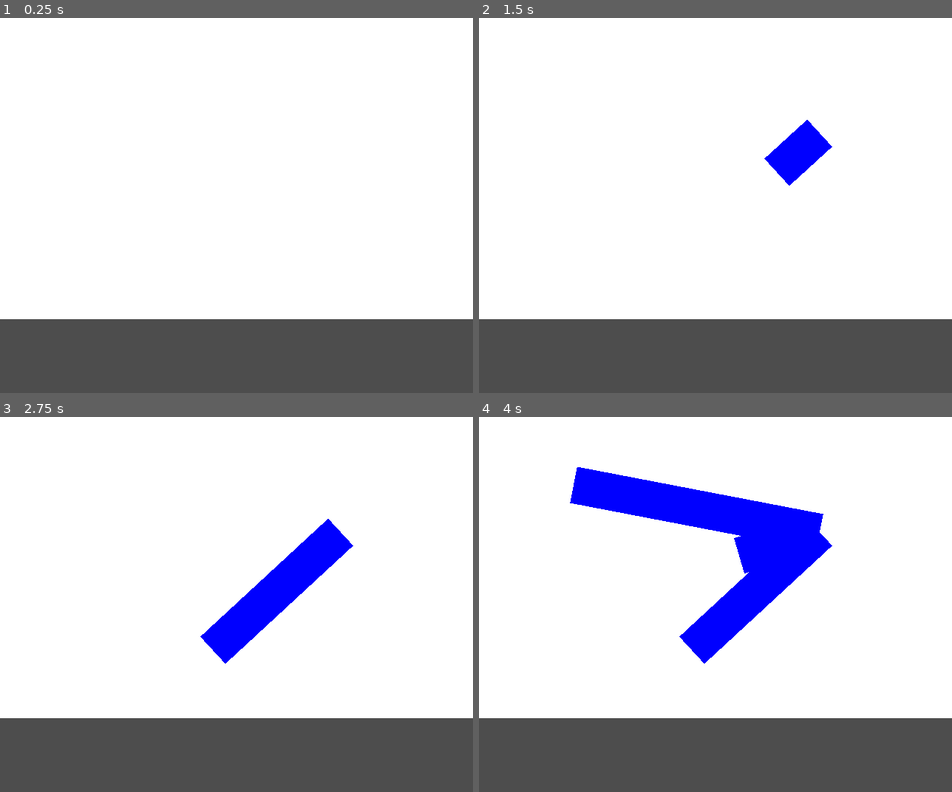
Above: before the commit, frames 1-4 (two rows, left to right).
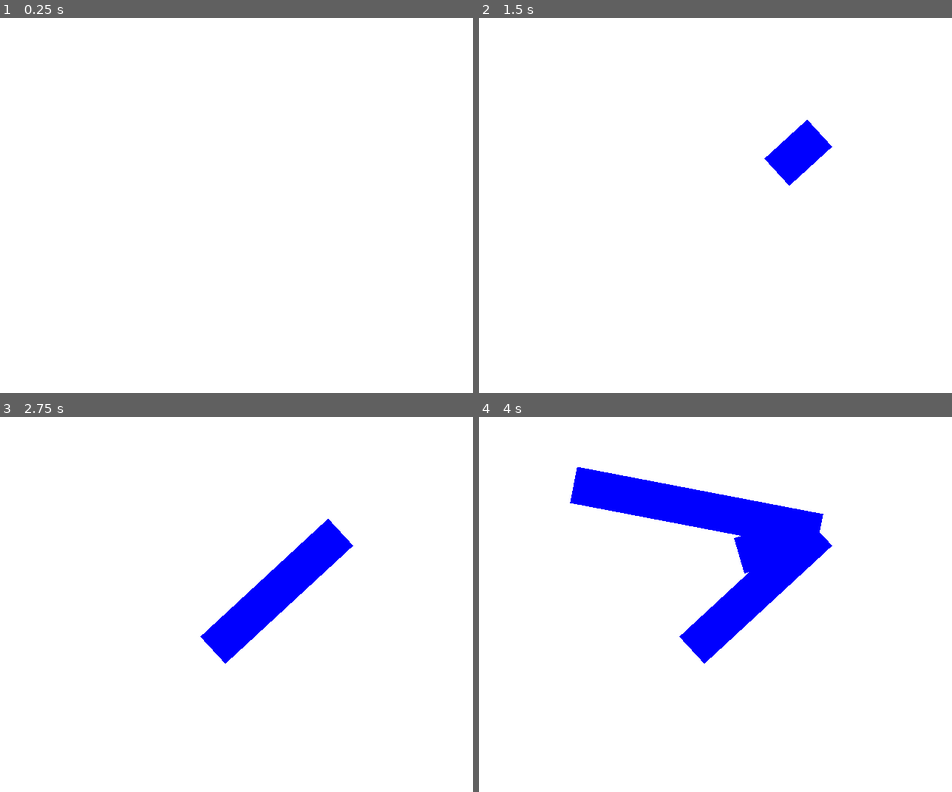
Above: after the commit, the same moments.

Repository: Mpprobst/ggj2026
Game: Godot game, scene res://levels/test.tscn
The game is run twice, just before and just after one commit, with the same random seed, the same clock (stepped at 60 frames per second) and the same inputs.
Inputs (mouse positions are in pixels of both pictures, inside the frame that each line leads up to):
- Up to frame 1 (0.25 s): no input
- Up to frame 2 (1.5 s): tap Enter at 0.5 s; move the mouse to (819, 134) at 0.52 s; click (819, 134) at 0.67 s; tap Space at 1.25 s; drag from (819, 134) to (691, 250) at 1.27 s
- Up to frame 3 (2.75 s): tap Enter at 2 s; move the mouse to (340, 533) at 2.02 s; click (340, 533) at 2.17 s
- Up to frame 4 (4 s): tap Space at 2.75 s; drag from (819, 533) to (573, 484) at 2.77 s; tap Enter at 3.5 s; drag from (819, 533) to (739, 555) at 3.52 s

The runs differ from the first frame. In frame 1, 20% of the frame differs, in the area x 0-100%, y 80-100%; in frame 2, 20%; in frame 3, 20%; in frame 4, 20%.

Commit message:
Basic image creation

Diff:
--- a/levels/test.tscn
+++ b/levels/test.tscn
@@ -2,12 +2,19 @@
 
 [ext_resource type="Texture2D" uid="uid://ckxsht1gin8yh" path="res://sprites/white1080.png" id="1_72lju"]
 [ext_resource type="Script" uid="uid://cwabhsf4ic5as" path="res://scripts/player_controller.gd" id="2_lkjt4"]
+[ext_resource type="Script" uid="uid://1j2uf2jfdflt" path="res://scripts/paintable_surface.gd" id="2_r4e4k"]
 [ext_resource type="PackedScene" uid="uid://dnieuv4tyuodq" path="res://prefabs/tape.tscn" id="3_ny0t1"]
 
 [node name="Test" type="Node2D" unique_id=1559331907]
 
+[node name="Camera2D" type="Camera2D" parent="." unique_id=1952142637]
+
 [node name="Background" type="Sprite2D" parent="." unique_id=581191951]
 texture = ExtResource("1_72lju")
+
+[node name="Canvas" type="Sprite2D" parent="." unique_id=543270012 node_paths=PackedStringArray("painted_tex")]
+script = ExtResource("2_r4e4k")
+painted_tex = NodePath(".")
 
 [node name="PlayerController" type="Node2D" parent="." unique_id=937662677 node_paths=PackedStringArray("tape_container")]
 script = ExtResource("2_lkjt4")
--- /dev/null
+++ b/scripts/paint_manager.gd
@@ -0,0 +1,15 @@
+extends Node
+
+# TODO: a texture that we draw to
+
+# Called when the node enters the scene tree for the first time.
+func _ready():
+	pass # Replace with function body.
+
+# Called every frame. 'delta' is the elapsed time since the previous frame.
+func _process(delta):
+	pass
+
+func _input(event):
+	if event is InputEventMouseButton and event.button_index == MOUSE_BUTTON_MIDDLE:
+		print("mmb")
--- /dev/null
+++ b/scripts/paintable_surface.gd
@@ -0,0 +1,29 @@
+# This is something we can paint on
+extends Node
+
+const GRID_SIZE = 512
+@export var painted_tex : Sprite2D
+
+var img : Image
+
+# Called when the node enters the scene tree for the first time.
+func _ready():
+	img = Image.create(GRID_SIZE, GRID_SIZE, false, Image.FORMAT_RGBA8)
+	painted_tex.texture = ImageTexture.create_from_image(img)
+
+# Applies a rect of color to the canvas
+# NOTE: rect and the image are anchored in top left
+func apply_color(rect : Rect2, color):
+	pass
+	var x = rect.size.x
+	var y = rect.size.y
+
+	for i in range(rect.size.x):
+		for j in range(rect.size.y):
+			print()
+			x = rect.position.x + i
+			y = rect.position.y + j
+			if x >= 0 and x < img.get_width() and y >= 0 and y < img.get_height():
+				img.set_pixel(x, y, color)
+
+	painted_tex.texture = ImageTexture.create_from_image(img)
--- /dev/null
+++ b/scripts/painting_resource.gd
@@ -0,0 +1,12 @@
+class_name PaintingResource extends Resource
+
+@export var colors: Array[Color]
+
+func create_from_grid(grid_buttons: Array):
+	colors.resize(grid_buttons.size())
+	for i in range(grid_buttons.size()):
+		colors[i] = grid_buttons[i].modulate
+
+func load_to_grid(grid_buttons: Array):
+	for i in range(grid_buttons.size()):
+		grid_buttons[i].modulate = colors[i]
--- /dev/null
+++ b/scripts/save_data.gd
@@ -0,0 +1,3 @@
+extends Resource
+
+@export var painting : PaintingResource = PaintingResource.new()
Not shown, added: scripts/paint_manager.gd.uid
Not shown, added: scripts/paintable_surface.gd.uid
Not shown, added: scripts/painting_resource.gd.uid
Not shown, added: scripts/save_data.gd.uid
